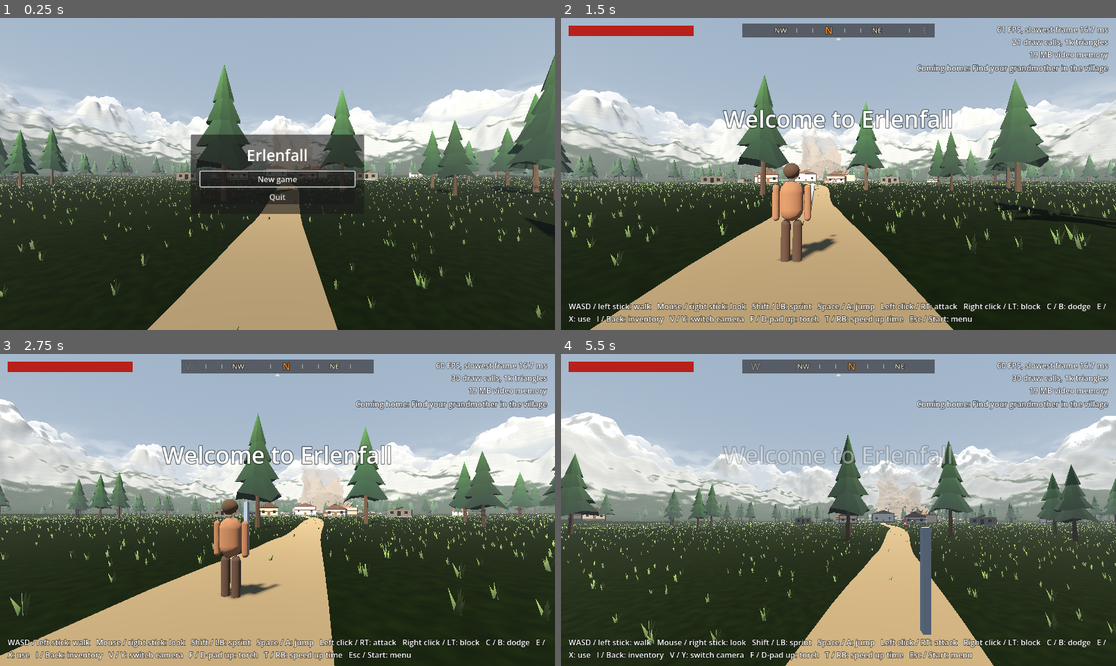
Above: before the commit, frames 1-4 (two rows, left to right).
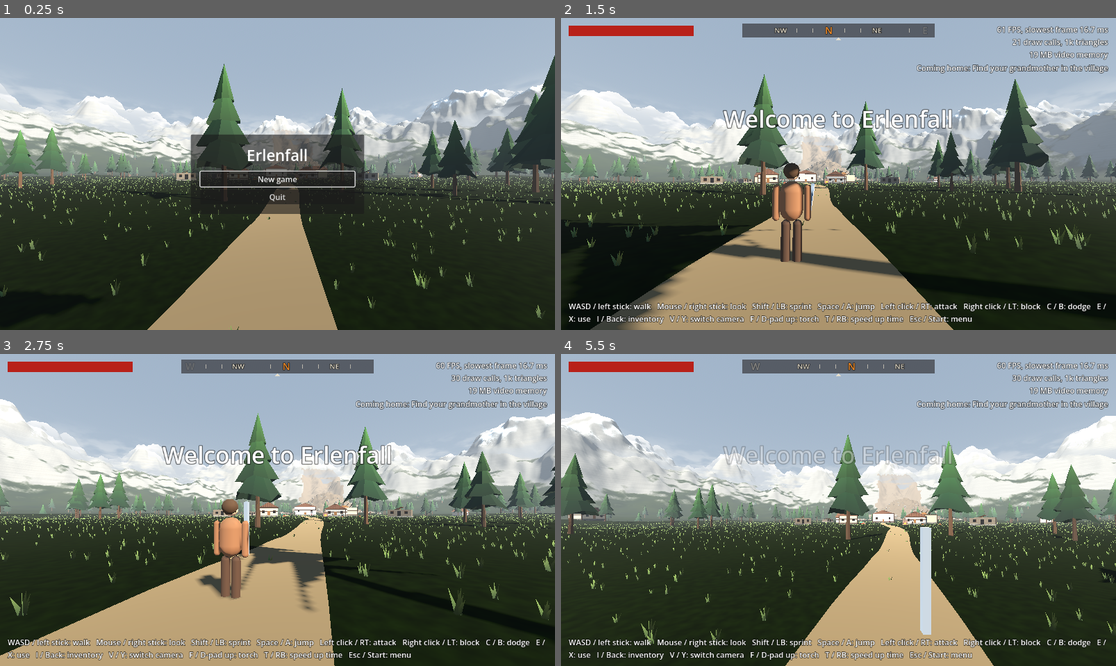
Above: after the commit, the same moments.

Repository: Gamperle/Erlenfall
Game: Godot game, scene res://scenes/main.tscn
Same seed, same stepped clock (60 frames per second), same inputs: the game is played once before the commit and once after it.
Inputs (mouse positions are in pixels of both pictures, inside the frame that each line leads up to):
- Up to frame 1 (0.25 s): no input
- Up to frame 2 (1.5 s): click "New game" at 0.5 s; tap Enter (ui_accept) at 1.25 s; move the mouse to (866, 174) at 1.27 s; press the mouse at (866, 174) at 1.28 s; hold T (fast_forward_time) from 1.28 s (still down)
- Up to frame 3 (2.75 s): keep holding T (fast_forward_time); tap Space (jump) at 1.52, 2.27 s; move the mouse to (249, 510) at 2.02 s; release the mouse at (249, 510) at 2.03 s; right-click (249, 510) at 2.1 s
- Up to frame 4 (5.5 s): keep holding T (fast_forward_time); move the mouse to (849, 503) at 2.77 s; hold C (dodge) 2.78-3.53 s; move the mouse to (832, 516) at 3.52 s; tap E (interact) at 3.6 s; tap Space (jump) at 3.77, 4.52, 5.27 s; move the mouse to (877, 513) at 4.27 s; hold Shift (sprint) 4.28-5.03 s; move the mouse to (794, 506) at 5.02 s; tap V (toggle_camera) at 5.1 s

The runs differ from the first frame. In frame 1, 11% of the frame differs, in the area x 0-100%, y 12-90%; in frame 2, 16%, in the area x 0-100%, y 18-100%; in frame 3, 10%; in frame 4, 10%.

Commit message:
Fix the sun's path and the inn's ladder
The sun and moon now rise in the east, stand in the south at midday, and
set in the west. The ladder now faces the inn's wall and leans against it.

Co-Authored-By: Claude Opus 5.5 <noreply@anthropic.com>

Diff:
--- a/data/village_layout.json
+++ b/data/village_layout.json
@@ -30,7 +30,7 @@
 		{ "type": "goblin", "x": 112, "z": -140 }
 	],
 	"repair_sites": [
-		{ "quest": "first_nails", "objective": "repair_roof", "flag": "inn_roof_repaired", "model": "ladder", "rotation": 90, "prompt": "PROMPT_REPAIR_ROOF", "x": 19, "z": -15, "width": 0.6, "depth": 0.3, "height": 5, "color": "#8a6a42" }
+		{ "quest": "first_nails", "objective": "repair_roof", "flag": "inn_roof_repaired", "model": "ladder", "rotation": -80, "prompt": "PROMPT_REPAIR_ROOF", "x": 20.6, "z": -11.5, "width": 0.6, "depth": 0.3, "height": 5, "color": "#8a6a42" }
 	],
 	"beds": [
 		{ "model": "bed", "prompt": "PROMPT_SLEEP", "x": -9, "z": 21, "width": 2, "depth": 1, "height": 0.5, "color": "#6f5a4a" }
--- a/scripts/world/day_night.gd
+++ b/scripts/world/day_night.gd
@@ -6,6 +6,8 @@
 const FAST_FORWARD := 30.0
 const SUNRISE := 6.0
 const SUNSET := 20.0
+## How far the sun leans to the south at midday. North is -Z and east is +X.
+const SOUTH_TILT := deg_to_rad(40.0)
 
 const DAY_TOP := Color(0.34, 0.45, 0.58)
 const DAY_HORIZON := Color(0.72, 0.76, 0.8)
@@ -40,6 +42,16 @@
 	return smoothstep(0.0, 0.12, sin(day_progress * PI)) if day_progress > 0.0 and day_progress < 1.0 else 0.0
 
 
+## Returns where the sun or moon is at this share of its path, from the east over the south to the west.
+func sky_direction(progress: float) -> Vector3:
+	var arc := sin(progress * PI)
+	return Vector3(cos(progress * PI), arc * cos(SOUTH_TILT), arc * sin(SOUTH_TILT))
+
+
+func _aim_light(progress: float) -> void:
+	sun.basis = Basis.looking_at(-sky_direction(progress))
+
+
 func _apply() -> void:
 	var day_progress := (hour - SUNRISE) / (SUNSET - SUNRISE)
 	var light := daylight()
@@ -47,12 +59,12 @@
 
 	# The same light plays the sun by day and the moon by night, fading out as they swap.
 	if light > 0.0:
-		sun.rotation = Vector3(-PI * clampf(day_progress, 0.0, 1.0), deg_to_rad(-30.0), 0.0)
+		_aim_light(clampf(day_progress, 0.0, 1.0))
 		sun.light_energy = light * 1.2
 		sun.light_color = DAY_SUN.lerp(DUSK_SUN, dusk)
 	else:
 		var night_progress := fposmod(hour - SUNSET, 24.0) / (24.0 - SUNSET + SUNRISE)
-		sun.rotation = Vector3(-PI * night_progress, deg_to_rad(-30.0), 0.0)
+		_aim_light(night_progress)
 		sun.light_energy = sin(night_progress * PI) * MOON_ENERGY
 		sun.light_color = MOON_LIGHT
 
--- a/scripts/world/model_builder.gd
+++ b/scripts/world/model_builder.gd
@@ -204,7 +204,7 @@
 	var rung_count := int(size.y / 0.4)
 	for rung in rung_count:
 		ladder.add_child(box(Vector3(size.x, 0.05, 0.05), Surfaces.Pattern.WOOD, WOOD_COLOR, Vector3(0.0, 0.3 + rung * 0.4, 0.0)))
-	ladder.rotation.z = -0.15
+	ladder.rotation.x = -0.15
 	return ladder
 
 
--- a/tests/smoke_test.gd
+++ b/tests/smoke_test.gd
@@ -58,6 +58,19 @@
 	day_night.hour = 1.0
 	var night := day_night.daylight()
 	_check(noon == 1.0 and night == 0.0, "daylight follows the hour")
+	var sun: DirectionalLight3D = scene.get_node("Sun")
+	var sky_position := func(hour: float) -> Vector3:
+		day_night.hour = hour
+		day_night._apply()
+		return sun.basis.z
+	var morning: Vector3 = sky_position.call(DayNight.SUNRISE + 0.5)
+	var midday: Vector3 = sky_position.call((DayNight.SUNRISE + DayNight.SUNSET) / 2.0)
+	var evening: Vector3 = sky_position.call(DayNight.SUNSET - 0.5)
+	_check(morning.x > 0.9 and morning.y > 0.0, "the sun rises in the east")
+	_check(midday.y > 0.7 and midday.z > 0.5 and absf(midday.x) < 0.01, "the sun is high in the south at midday")
+	_check(evening.x < -0.9 and evening.y > 0.0, "the sun sets in the west")
+	day_night.hour = 9.0
+	day_night._apply()
 
 	for action in ["move_forward", "look_left", "jump", "sprint", "toggle_camera", "toggle_torch"]:
 		var kinds := {}
